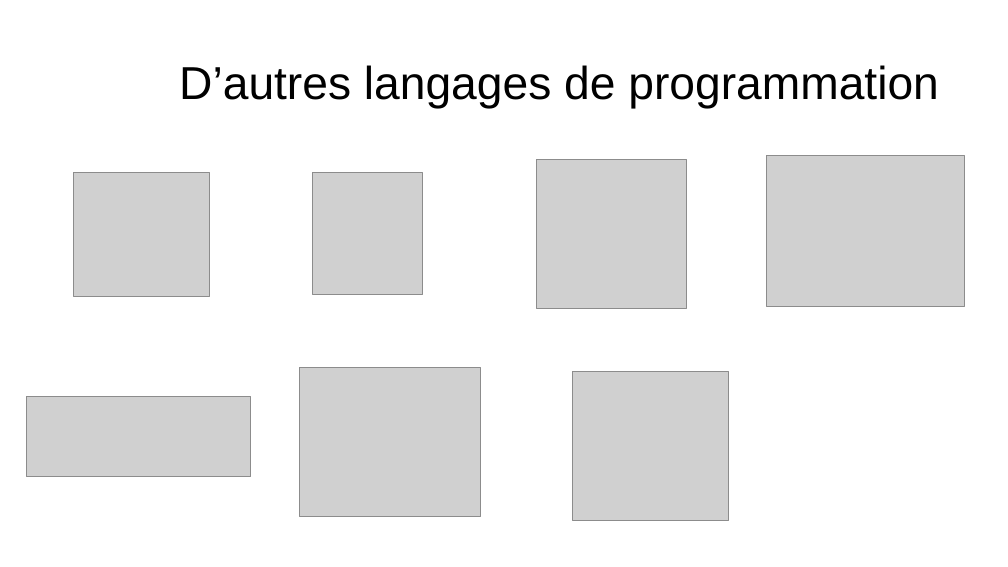
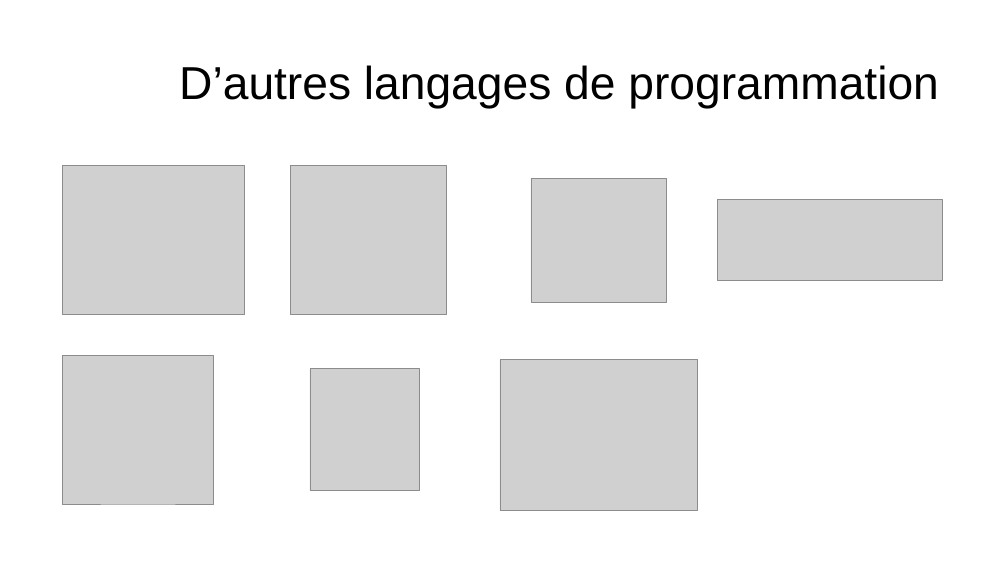
Before and after one commit to Natouche68/present-python-jeu-maths, a slide deck: slide 4 of present_python.pptx. Drawn at 1008x567 pixels with LibreOffice and Linux fonts; fonts in the diff are those of the drawing; grey boxes stand for pictures; background and template pictures are left out. Boxes give left, top, right and bottom in pixels: in the first picture for what was removed or moved away, otherwise in the second. Text is boxed around its words. In the diff, an @@ line names an element or a change of style, - is before the commit and + after.

```diff
--- a/present_python.pptx
+++ b/present_python.pptx
@@ picture: place and size @@
-picture at (299, 368, 481, 516)
+picture at (63, 166, 244, 315)
@@ picture: place and size @@
-picture at (573, 372, 729, 521)
+picture at (291, 166, 447, 315)
@@ picture: place and size @@
-picture at (74, 173, 209, 297)
+picture at (531, 178, 666, 302)
@@ picture: place and size @@
-picture at (26, 396, 251, 476)
+picture at (718, 200, 942, 280)
@@ picture: place and size @@
-picture at (536, 160, 687, 309)
+picture at (63, 355, 213, 504)
@@ picture: place and size @@
-picture at (313, 173, 423, 295)
+picture at (310, 369, 420, 491)
@@ picture: place and size @@
-picture at (767, 155, 964, 306)
+picture at (500, 360, 697, 511)
```
Also in this commit, not shown: 1 slide added.
